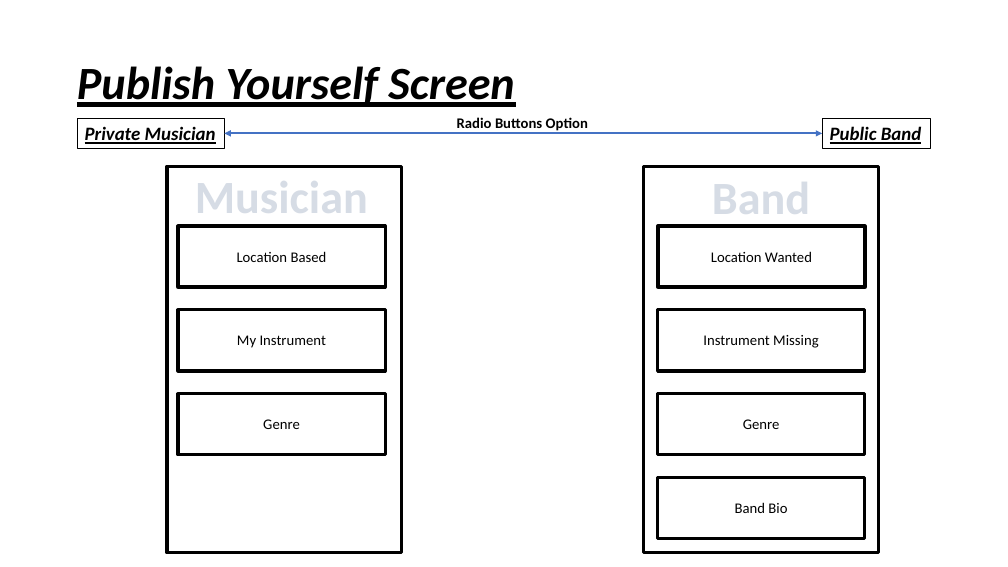
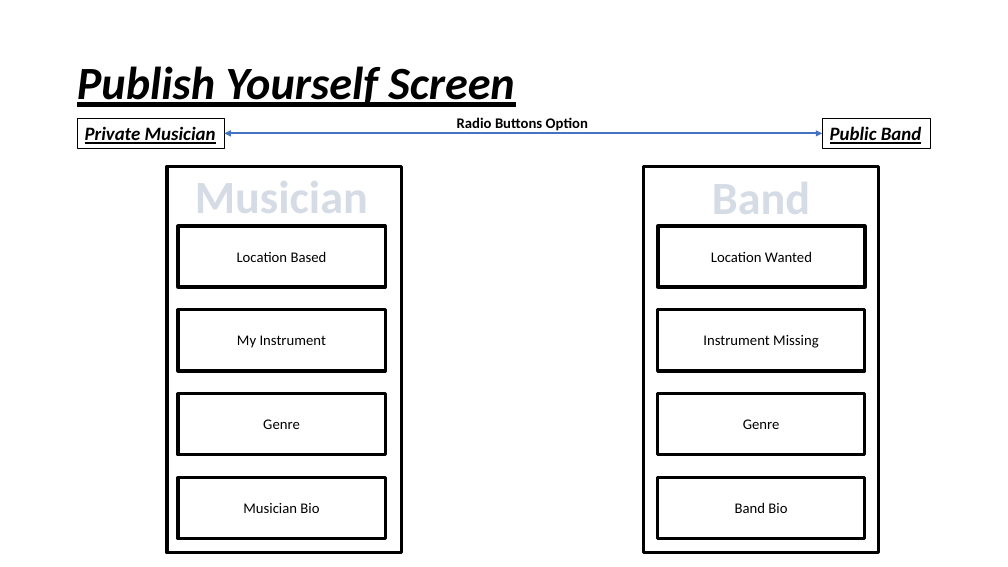
Before and after one commit to LidorPrototype/MusicianFinder, a slide deck: slide 7 of Musician Finder Specification Document.pptx (slide 8 before the commit). Drawn at 1008x567 pixels with LibreOffice and Linux fonts; fonts in the diff are those of the drawing. Boxes give left, top, right and bottom in pixels: in the first picture for what was removed or moved away, otherwise in the second. Text is boxed around its words. In the diff, an @@ line names an element or a change of style, - is before the commit and + after.

```diff
--- a/Musician Finder Specification Document.pptx
+++ b/Musician Finder Specification Document.pptx
@@ rectangle added at [178,478,385,539], outline #000000 3 pt, 14 pt, text #000000 @@
+Musician Bio
```
Also in this commit, not shown: 1 other slide changed, 1 slide removed, 11 other files.
